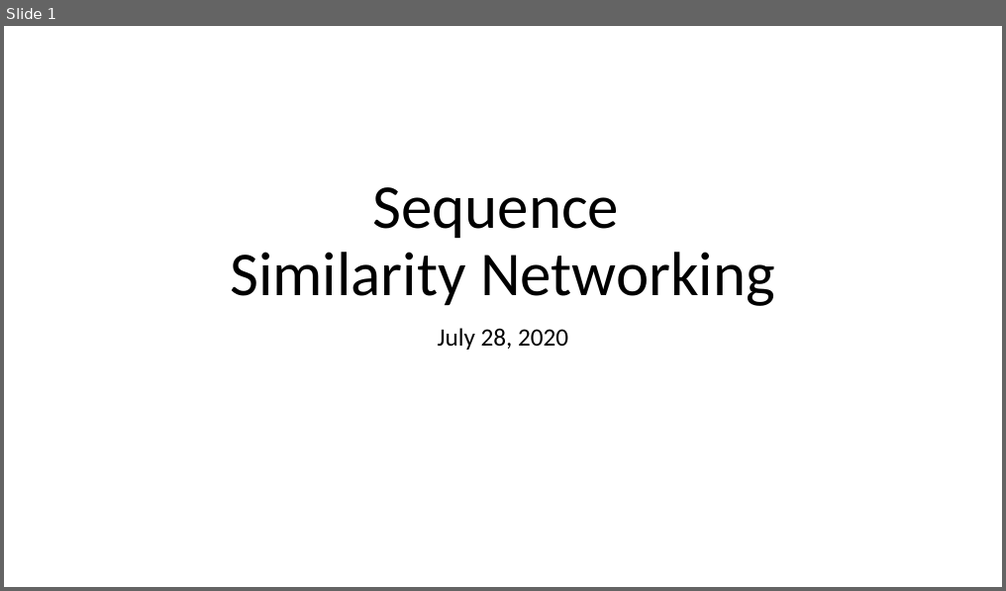
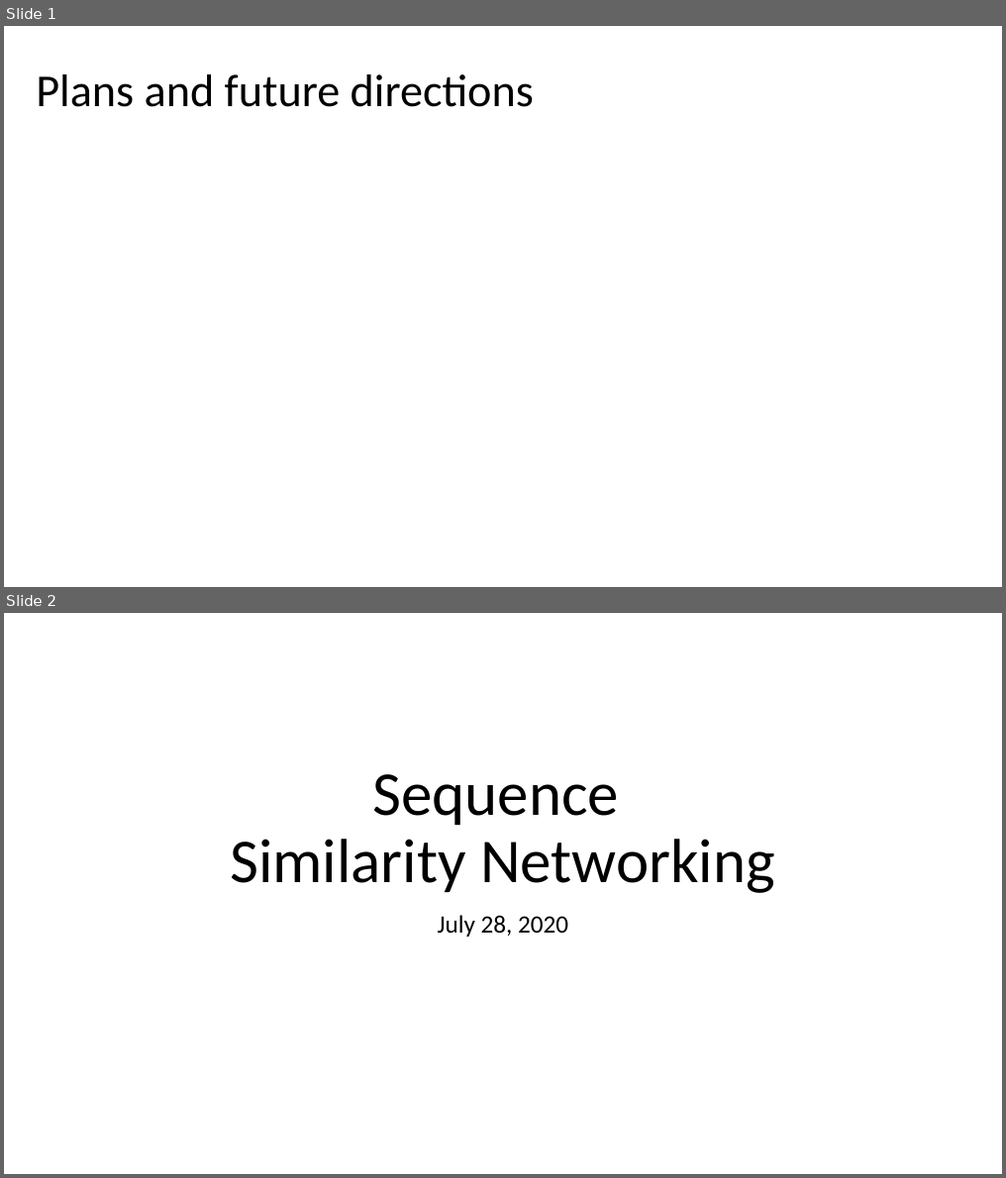
Before and after one commit to serina-robinson/TARA-thiolases, a slide deck: slides/072920_SSN_slides.pptx. Shown one above the other, each under a label of ours: slide 1 before the commit, slides 1 and 2 after it. The pictures are 1006x591 and 1006x1178 pixels, drawn with LibreOffice and Linux fonts; fonts in the diff are those of the drawing. Boxes give left, top, right and bottom in pixels: in the first picture for what was removed or moved away, otherwise in the second. Text is boxed around its words. In the diff, an @@ line names an element or a change of style, - is before the commit and + after.

```diff
--- a/slides/072920_SSN_slides.pptx
+++ b/slides/072920_SSN_slides.pptx
@@ slide 1 added at (4,26,1002,587), background #FFFFFF @@
@@ title added at (36,75,534,107), 44 pt, text #000000 @@
+Plans and future directions
@@ what was slide 1 is now slide 2 @@
```
Also in this commit, not shown: 5 other files.
